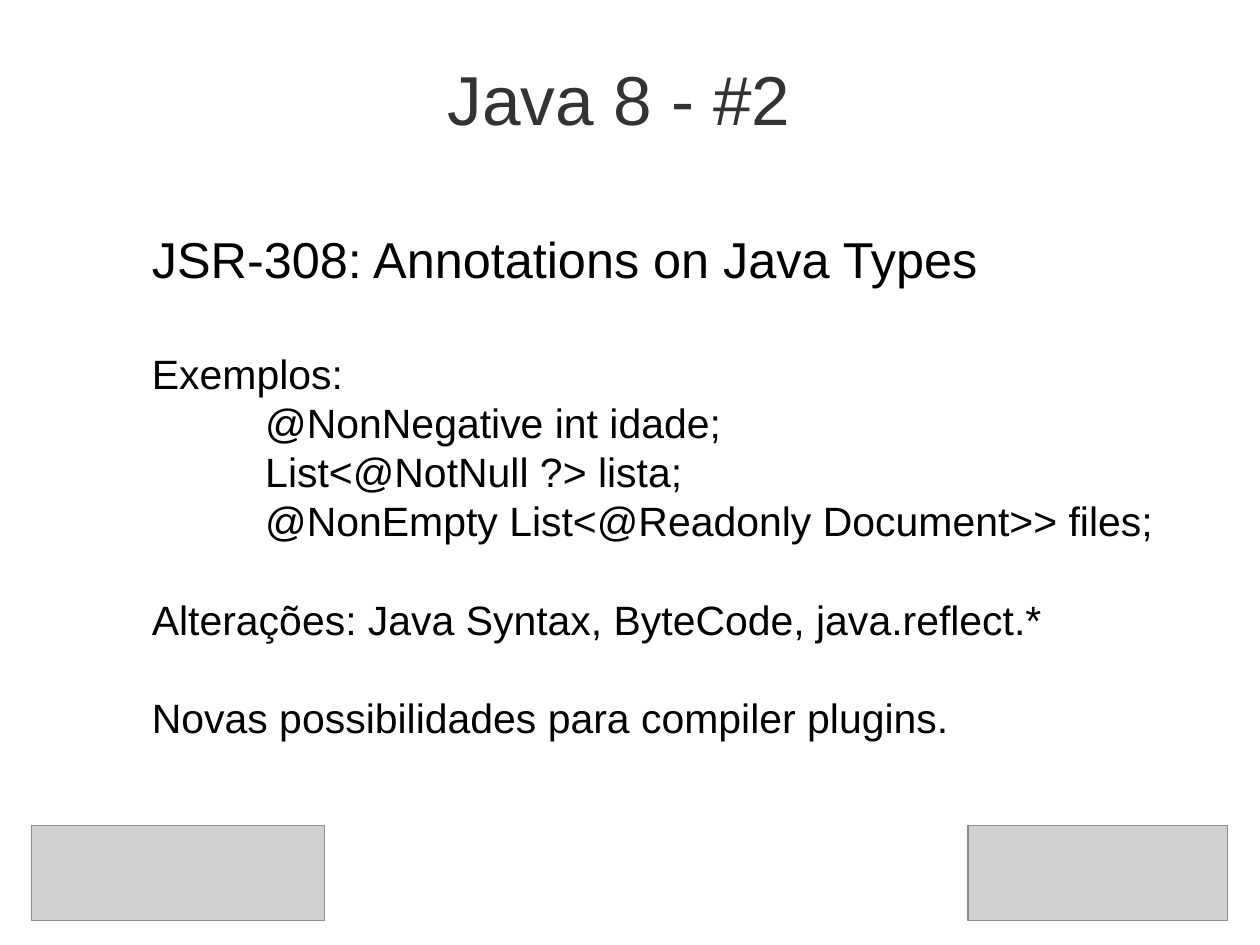
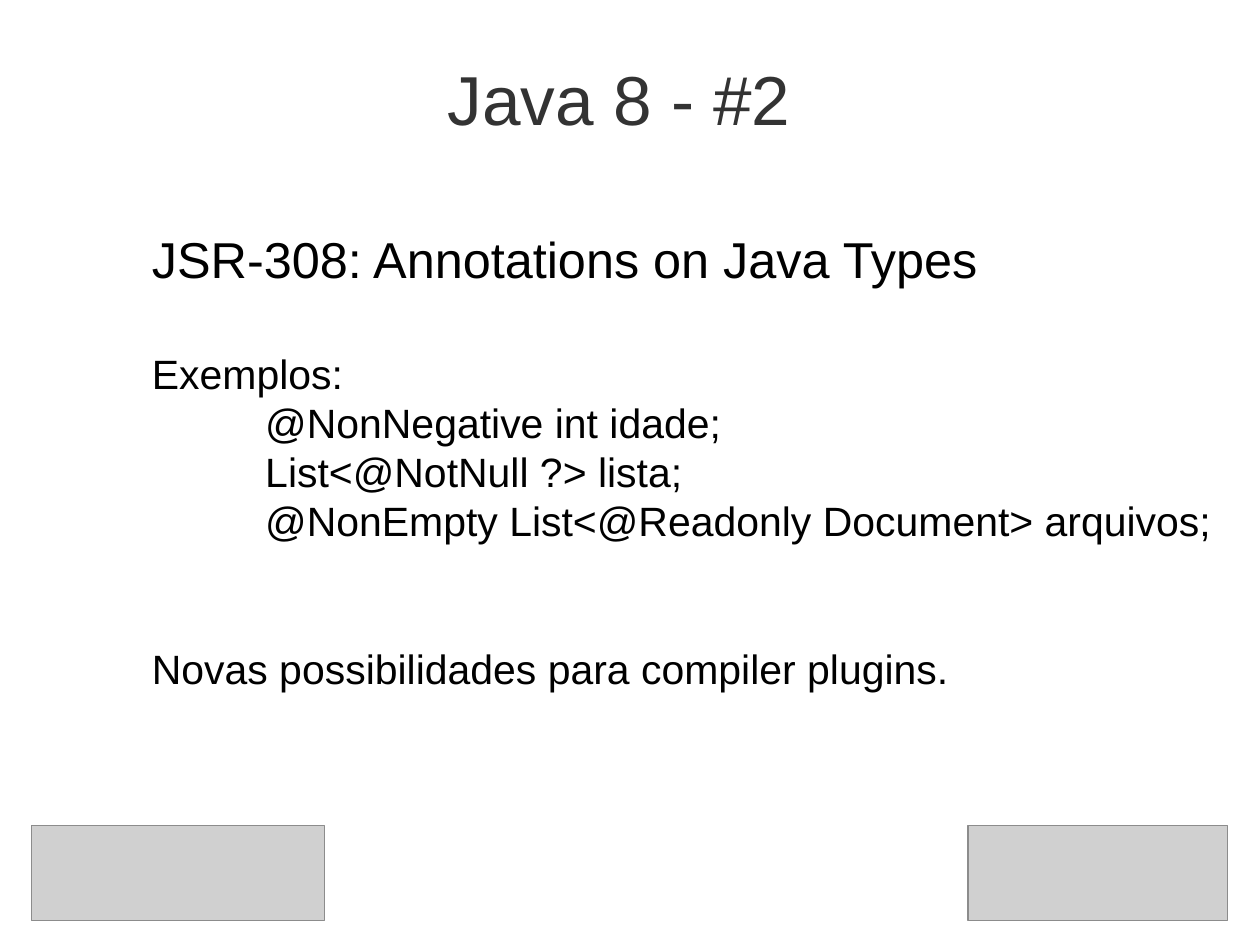
Before and after one commit to steppat/caelumday, a slide deck: slide 34 of caelumday2011.odp (slide 10 before the commit). Drawn at 1260x945 pixels with LibreOffice and Linux fonts; fonts in the diff are those of the drawing; grey boxes stand for pictures; background and template pictures are left out. Boxes give left, top, right and bottom in pixels: in the first picture for what was removed or moved away, otherwise in the second. Text is boxed around its words. In the diff, an @@ line names an element or a change of style, - is before the commit and + after.

```diff
--- a/caelumday2011.odp
+++ b/caelumday2011.odp
@@ text at (265,506,1211,545): text changed @@
-@NonEmpty List<@Readonly Document>> files;
-Alterações: Java Syntax, ByteCode, java.reflect.*
+@NonEmpty List<@Readonly Document> arquivos;
```
Also in this commit, not shown: 13 other slides changed, 24 slides added, 2 slides removed, 16 other files.
